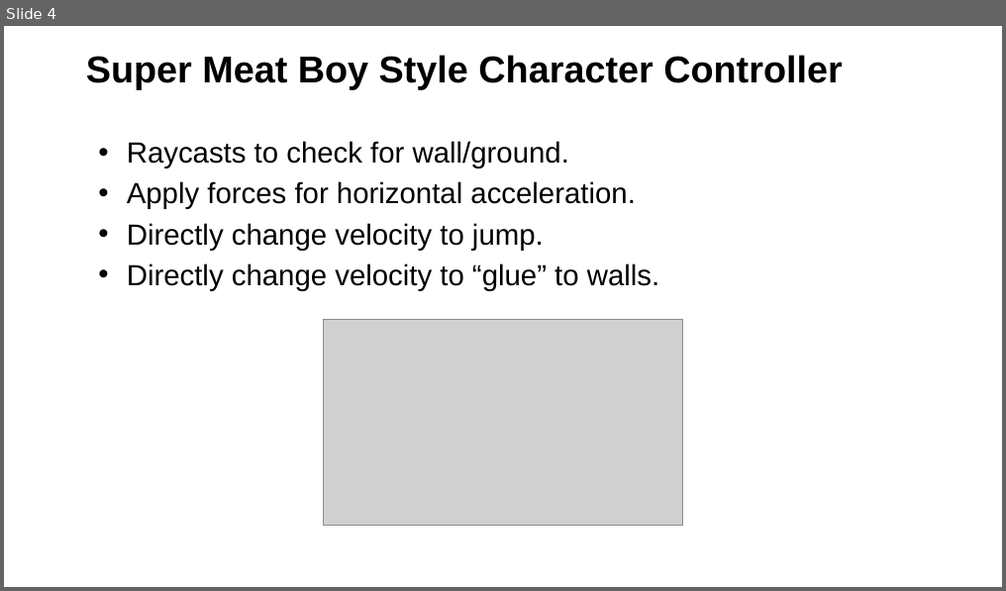
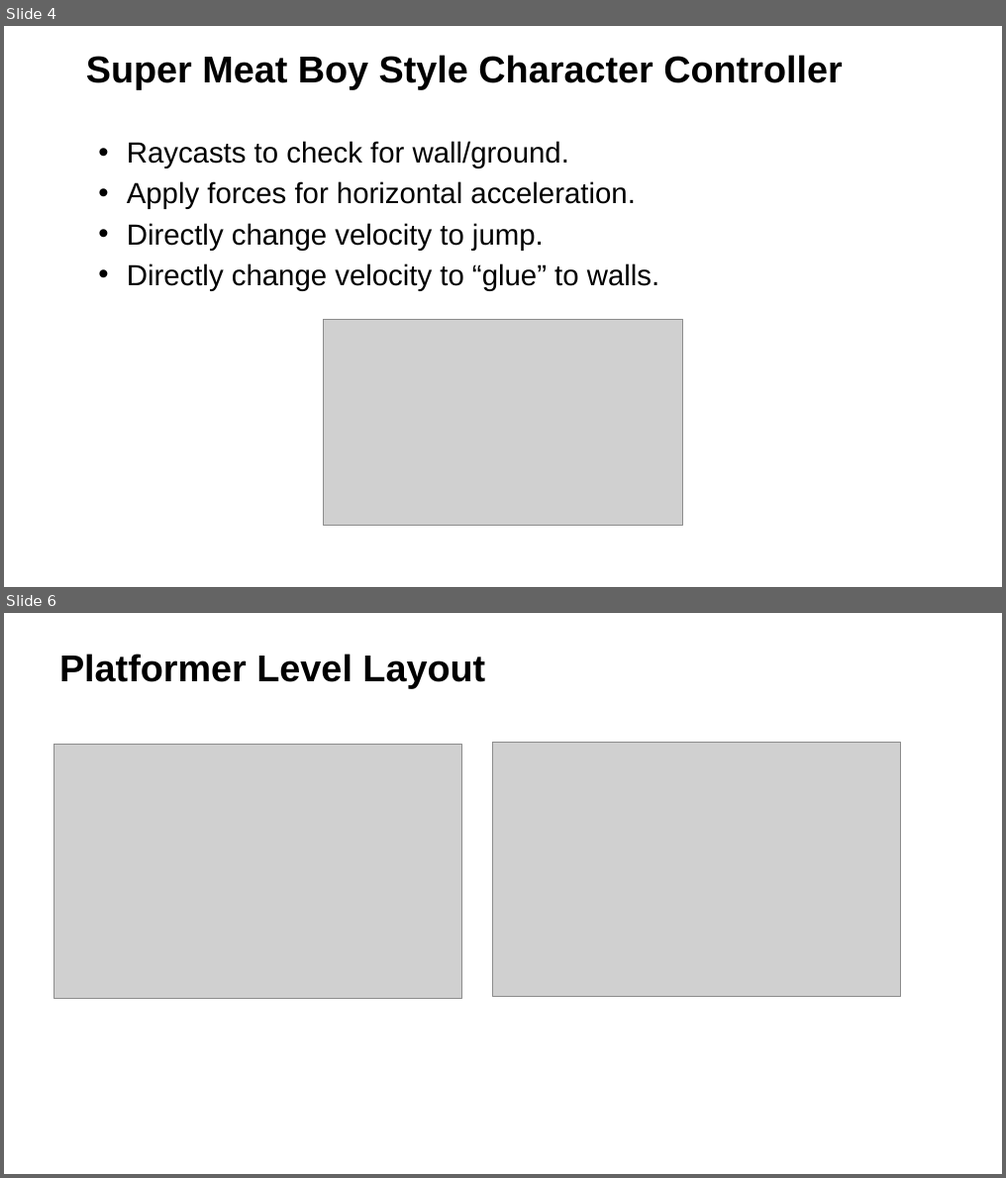
Before and after one commit to Squirrelbear/Unity2DPlatformerWorkshop, a slide deck: Lecture2.pptx. Shown one above the other, each under a label of ours: slide 4 before the commit, slides 4 and 6 after it; the slides between them are not shown. The pictures are 1006x591 and 1006x1178 pixels, drawn with LibreOffice and Linux fonts; fonts in the diff are those of the drawing; grey boxes stand for pictures; background and template pictures are left out. Boxes give left, top, right and bottom in pixels: in the first picture for what was removed or moved away, otherwise in the second. Text is boxed around its words. In the diff, an @@ line names an element or a change of style, - is before the commit and + after.

```diff
--- a/Lecture2.pptx
+++ b/Lecture2.pptx
@@ slide 6 added at <box>4,613,1002,1174</box>, background picture (left out) @@
@@ title added at <box>59,654,485,689</box>, 36 pt, text #000000, bold @@
+Platformer Level Layout
@@ picture added at <box>54,744,462,998</box> @@
@@ picture added at <box>493,743,901,997</box> @@
```
Also in this commit, not shown: 1 slide changed, 5 other slides added, 4 other files.
